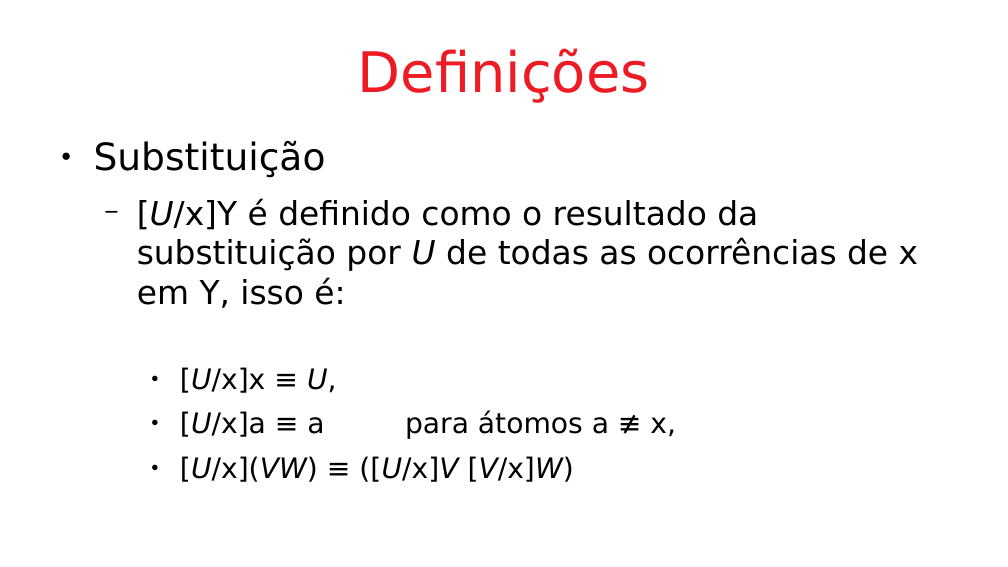
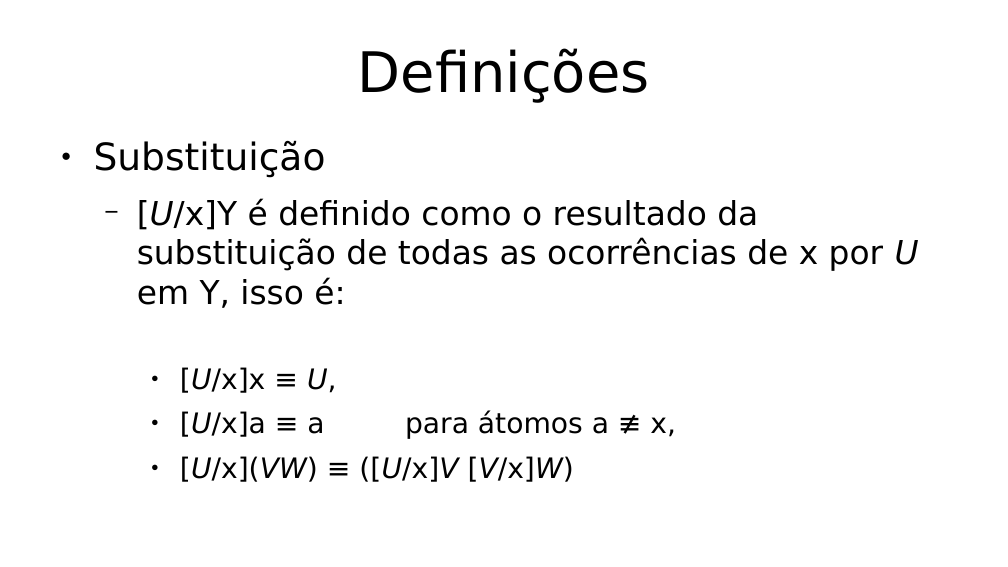
Before and after one commit to hlah/teoria_da_computacao, a slide deck: slide 10 of pesquisa/slides.odp. Drawn at 1008x567 pixels with LibreOffice and Linux fonts; fonts in the diff are those of the drawing. Boxes give left, top, right and bottom in pixels: in the first picture for what was removed or moved away, otherwise in the second. Text is boxed around its words. In the diff, an @@ line names an element or a change of style, - is before the commit and + after.

```diff
--- a/pesquisa/slides.odp
+++ b/pesquisa/slides.odp
@@ title "Definições" at (358,48,650,103): text colour #ED1C24 to #000000 @@
@@ text at (137,198,919,308): text changed @@
-  − [U/x]Y é definido como o resultado da substituição por U de todas as ocorrências de x em Y, isso é:
+  − [U/x]Y é definido como o resultado da substituição de todas as ocorrências de x por U em Y, isso é:
```
Also in this commit, not shown: 5 other slides changed, 1 slide added, 1 slide removed.
